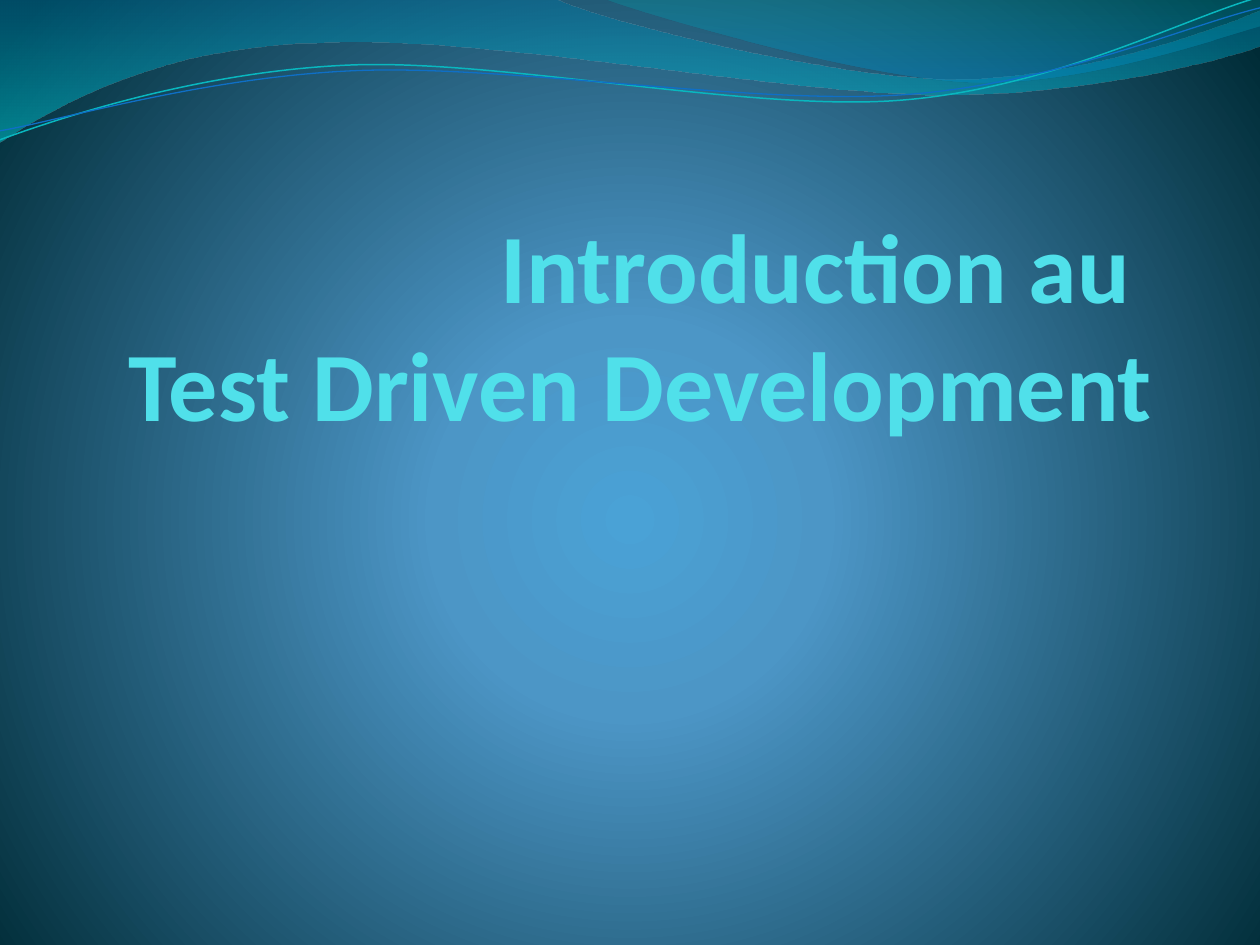
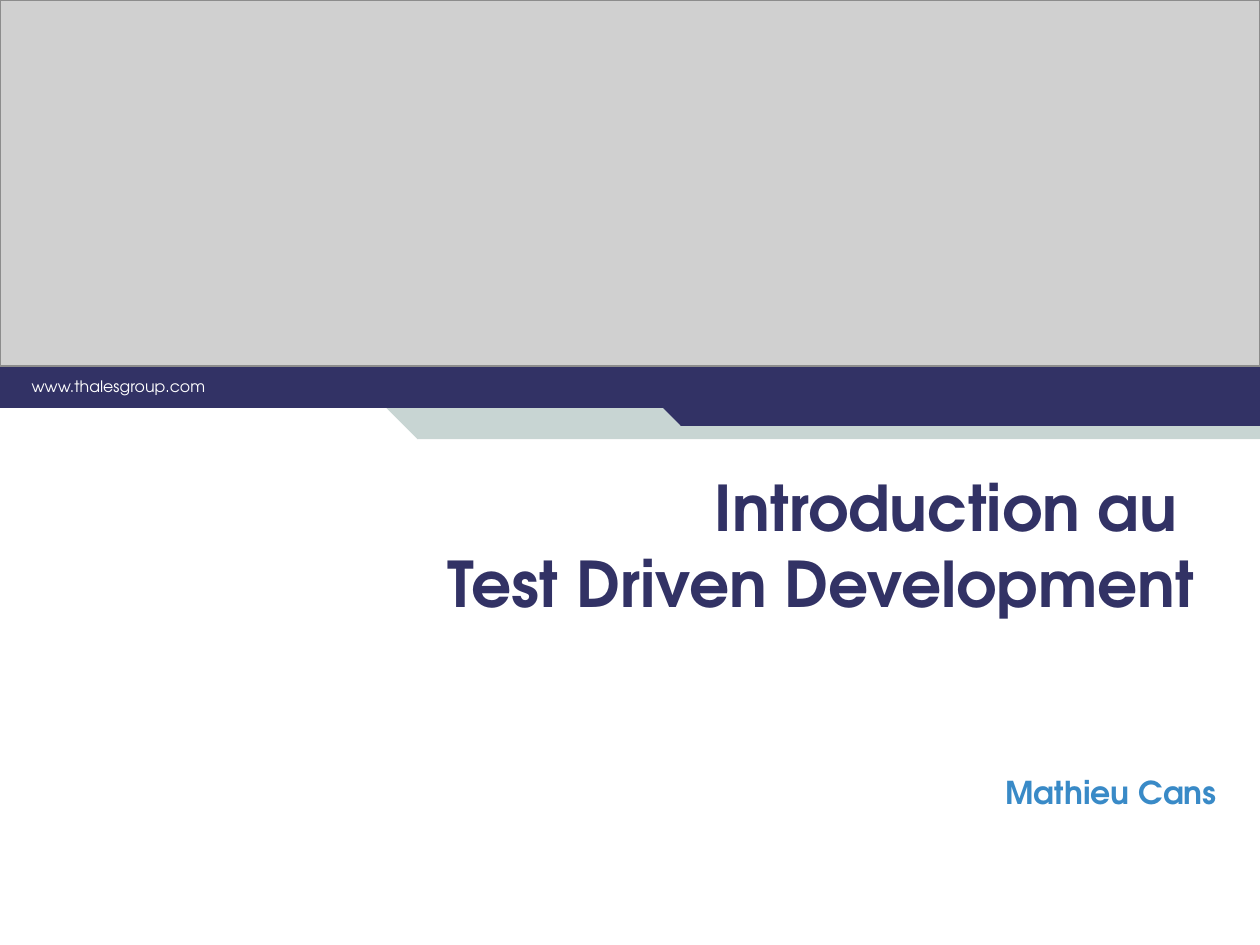
Before and after one commit to mathieucans/TDD.Trainig, a slide deck: slide 1 of docs/Introduction au TDD.2016.pptx. Drawn at 1260x945 pixels with LibreOffice and Linux fonts; fonts in the diff are those of the drawing; grey boxes stand for pictures; background and template pictures are left out. Boxes give left, top, right and bottom in pixels: in the first picture for what was removed or moved away, otherwise in the second. Text is boxed around its words. In the diff, an @@ line names an element or a change of style, - is before the commit and + after.

```diff
--- a/docs/Introduction au TDD.2016.pptx
+++ b/docs/Introduction au TDD.2016.pptx
@@ background gradient #4AA0D6 to #4C98C7 to #002C38 to #FFFFFF @@
@@ freeform shape removed at box(0, 0, 1260, 142) @@
@@ freeform shape removed at box(0, 0, 1260, 147) @@
@@ freeform shape removed at box(0, 8, 1260, 141) @@
@@ rectangle added at box(0, 0, 1260, 365), fill #398AC7 @@
@@ picture added at box(0, 0, 1260, 367) @@
@@ freeform shape removed at box(604, 0, 1260, 87) @@
@@ rectangle added at box(0, 365, 1260, 407), fill #323265 @@
@@ text added at box(32, 380, 205, 396), 9 pt, text #FFFFFF @@
+www.thalesgroup.com
@@ rectangle added at box(680, 387, 1260, 426), fill #323265 @@
@@ right triangle added at box(375, 397, 417, 438), fill #C8D5D3 @@
@@ rectangle added at box(417, 406, 1260, 440), fill #C8D5D3 @@
@@ right triangle added at box(646, 391, 682, 426), fill #323265 @@
@@ title "Introduction au Test Driven Development": place and size @@
-title "Introduction au Test Driven Development" at box(129, 222, 1151, 444)
+title "Introduction au Test Driven Development" at box(447, 482, 1195, 619)
@@ title "Introduction au Test Driven Development" at box(447, 482, 1195, 619): size 56 to 36 pt, font Calibri to TeX Gyre Adventor, text colour #51E0EA to #323265; vertical alignment bottom to top @@
@@ text added at box(1005, 780, 1216, 805), 18 pt, text #398AC7, bold @@
+Mathieu Cans
@@ rectangle added at box(948, 869, 1033, 945), fill #FFFFFF @@
```
Also in this commit, not shown: 9 other slides changed, 19 slides added, 8 slides removed.
